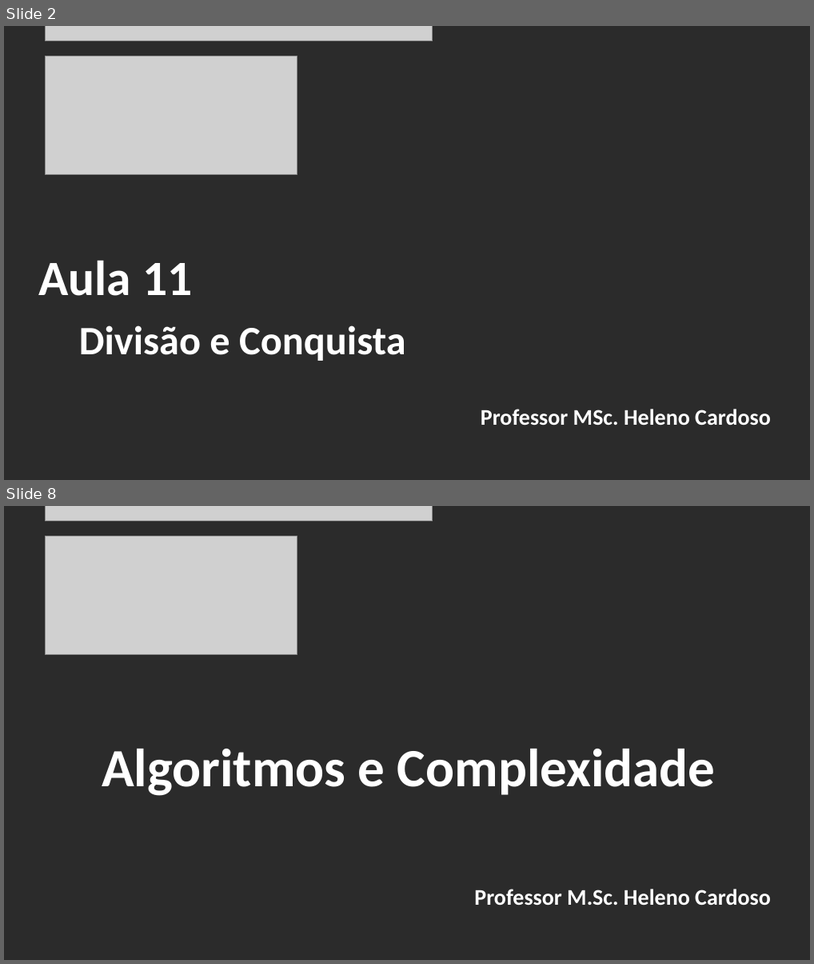
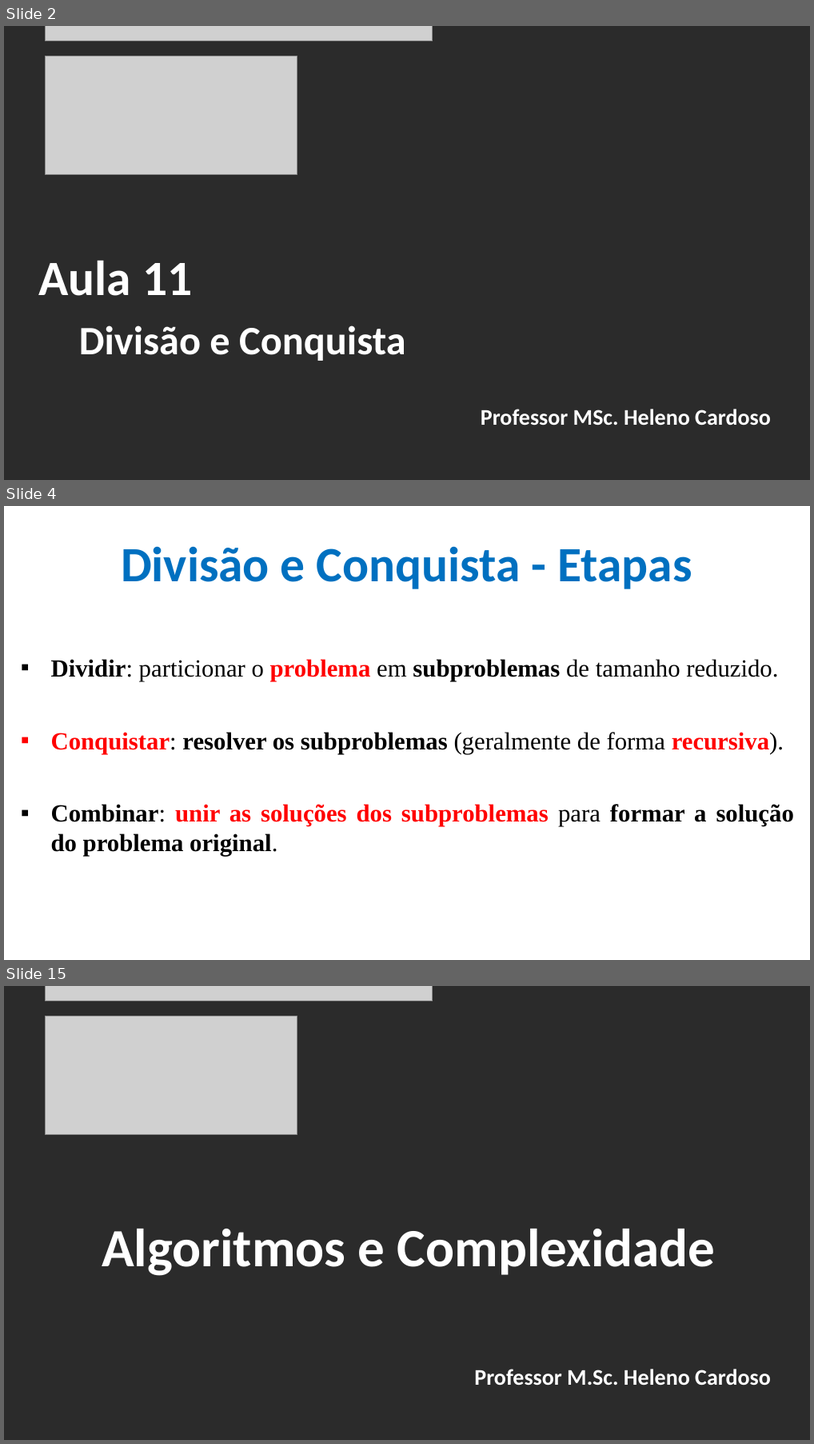
Before and after one commit to CloudEducationBrazil/WydenAlgoritmosEComplexidade, a slide deck: 01 Classes/Aula 11 - Algoritmos e Complexidade - Divisão e Conquista.pptx. Shown one above the other, each under a label of ours: slides 2 and 8 before the commit, slides 2, 4 and 15 after it; the slides between them are not shown. The pictures are 814x964 and 814x1444 pixels, drawn with LibreOffice and Linux fonts; fonts in the diff are those of the drawing; grey boxes stand for pictures; background and template pictures are left out; a plain dark background stands for a picture behind light text. Boxes give left, top, right and bottom in pixels: in the first picture for what was removed or moved away, otherwise in the second. Text is boxed around its words. In the diff, an @@ line names an element or a change of style, - is before the commit and + after.

Commit message:
Alg e Compl - Alg Gulosos e Divisão e Conquista 21102025

```diff
--- a/01 Classes/Aula 11 - Algoritmos e Complexidade - Divisão e Conquista.pptx
+++ b/01 Classes/Aula 11 - Algoritmos e Complexidade - Divisão e Conquista.pptx
@@ slide 4 added at bbox=[4, 506, 810, 960], background picture (left out) @@
@@ title added at bbox=[121, 546, 692, 589], 44 pt, text #0070C0, bold @@
+Divisão e Conquista - Etapas
@@ text added at bbox=[51, 659, 794, 856], 22 pt, text #000000, bold @@
+▪ Dividir: particionar o problema em subproblemas de tamanho reduzido.
+▪ Conquistar: resolver os subproblemas (geralmente de forma recursiva).
+▪ Combinar: unir as soluções dos subproblemas para formar a solução do problema original.
@@ what was slide 8 is now slide 15 @@
```
Also in this commit, not shown: 4 slides changed, 7 other slides added, 1 slide removed, 21 other files.
